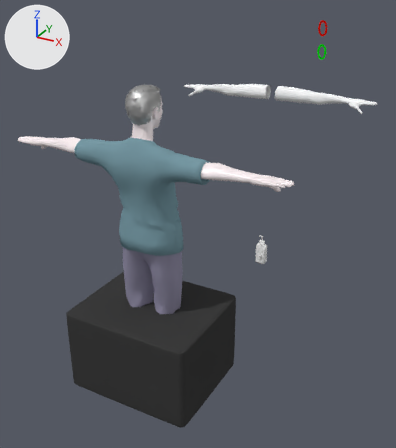
The Blender file blend/characters/injectionSequence.blend: old version first, new version second.
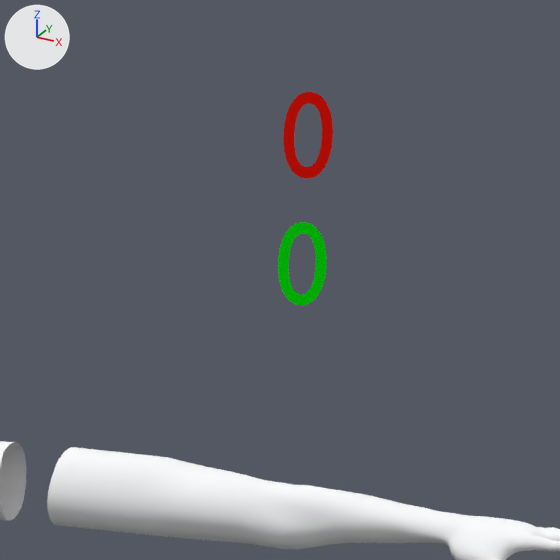
Each version appears first whole from a 50 mm lens placed at (1.648, -4.189, 2.257), pointed at (-0.009, -1.177, 0.751), and next in a close-up on the part from 67% to 93% of the width and 1% to 24% of the height. Arrows for +X, +Y and +Z are at upper left; the lights stay in place.

Script lines for the objects in view, before the commit:
```python
me_fparms_female = bpy.data.meshes.new('FPArms_Female')
me_fparms_female.from_pydata(...)  # 6247 vertices, 12424 faces; spans x -84.0..84.0, y 0.0..14.0, z 136.0..150.0
me_fparms_female.materials.append(mat_fparms_female_tex_002)  # its picture is missing
txt_text = bpy.data.curves.new('Text', 'FONT')
txt_text.body = '0'
txt_text.materials.append(mat_material)  # red #e7160a
txt_text_001 = bpy.data.curves.new('Text.001', 'FONT')
txt_text_001.body = '0'
txt_text_001.materials.append(mat_material_003)  # green #00e707
ob_fparms_female = bpy.data.objects.new('FPArms_Female', me_fparms_female)
ob_fparms_female.location = (0.0, 0.0, 0.0)
ob_fparms_female.scale = (0.01, 0.01, 0.01)
ob_text = bpy.data.objects.new('Text', txt_text)
ob_text.location = (0.682, -0.863, 1.972)
ob_text.rotation_euler = (1.446, -0.00605, 3.05)  # degrees (83, -0.3, 175)
ob_text.scale = (0.128, 0.128, 0.128)
ob_text_001 = bpy.data.objects.new('Text.001', txt_text_001)
ob_text_001.location = (0.683, -0.846, 1.838)
ob_text_001.rotation_euler = (1.446, -0.00605, 3.05)  # degrees (83, -0.3, 175)
ob_text_001.scale = (0.128, 0.128, 0.128)
```
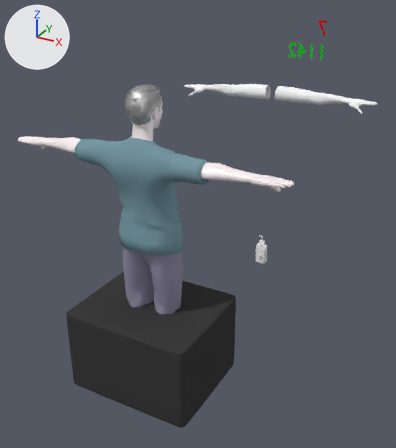
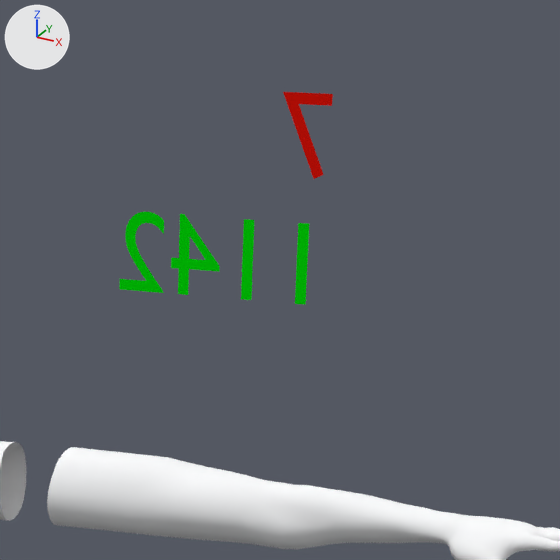
Changed parts and their boxes (x1, y1, x2, y2) in the close-ups (560 x 560 px):
'Text.001', text changed
    before: (278, 222, 326, 305)
    after: (119, 212, 309, 305)
'Text', text changed
    before: (283, 92, 333, 178)
    after: (283, 92, 333, 179)

What changed in the scene script:
```text
Change txt_text:
    txt_text.body: '0' -> '7'
Change txt_text_001:
    txt_text_001.body: '0' -> '1142'
```
